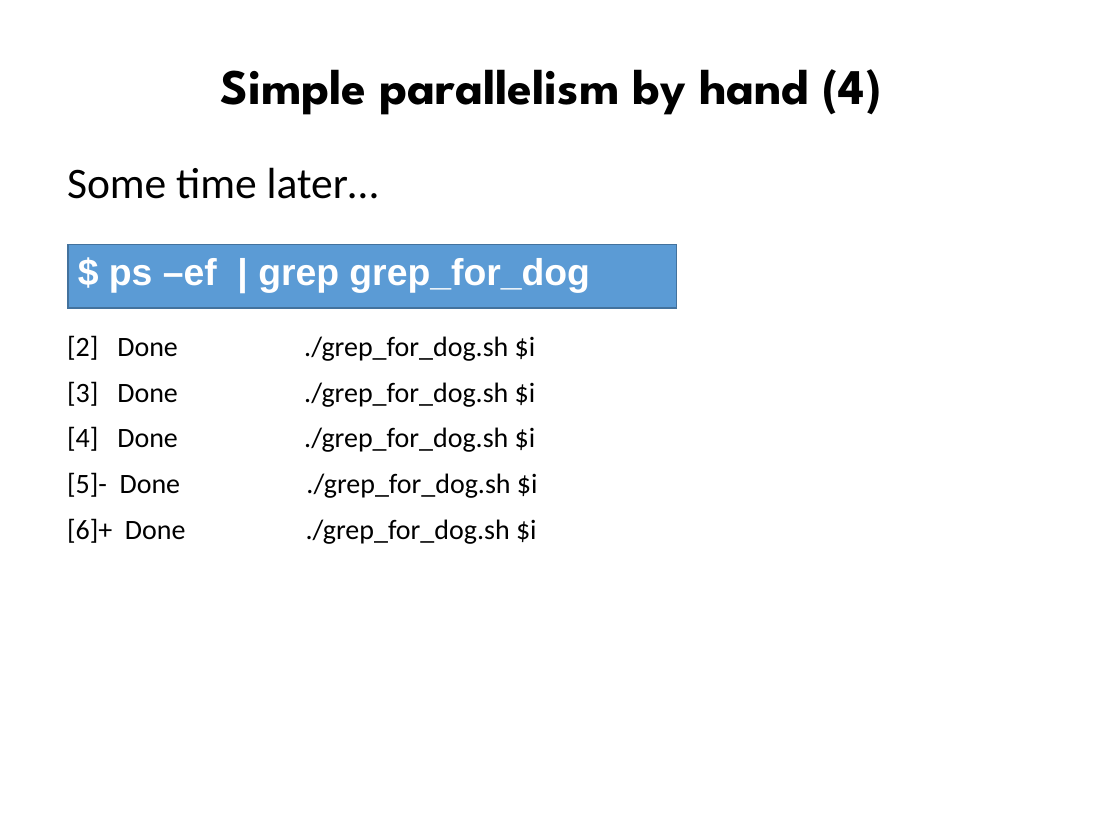
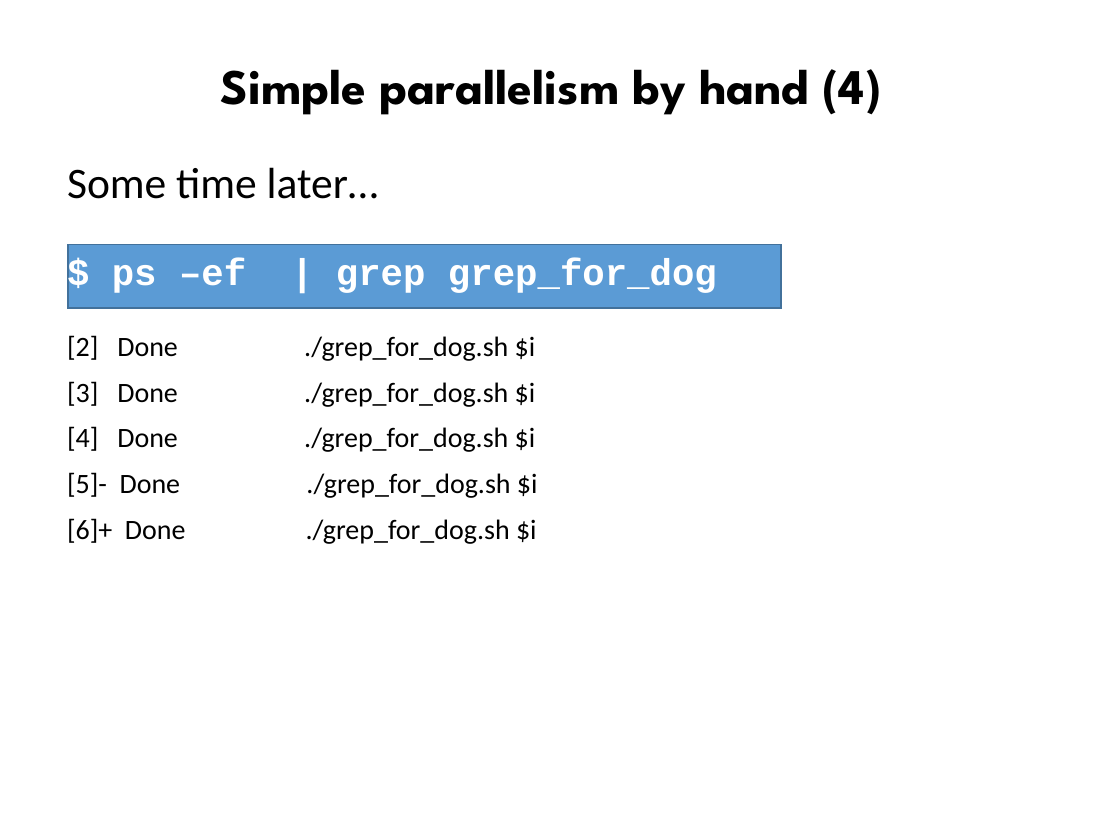
Before and after one commit to ncasuk/ncas-isc, a slide deck: slide 11 of overview_presentations/Parallel_Processing_Large_Data.pptx. Drawn at 1120x840 pixels with LibreOffice and Linux fonts; fonts in the diff are those of the drawing; background and template pictures are left out. Boxes give left, top, right and bottom in pixels: in the first picture for what was removed or moved away, otherwise in the second. Text is boxed around its words. In the diff, an @@ line names an element or a change of style, - is before the commit and + after.

```diff
--- a/overview_presentations/Parallel_Processing_Large_Data.pptx
+++ b/overview_presentations/Parallel_Processing_Large_Data.pptx
@@ text "$ ps –ef | grep ..." at <box>112,258,717,293</box>: font Arial to Courier New @@
@@ rectangle: place and size @@
-rectangle at <box>68,244,676,308</box>
+rectangle at <box>68,244,782,308</box>
@@ rectangle at <box>68,244,782,308</box>: outline #43739E 1 pt to #42719B 1 pt @@
```
Also in this commit, not shown: 20 other slides changed, 8 slides added, 4 slides removed, 4 other files.
